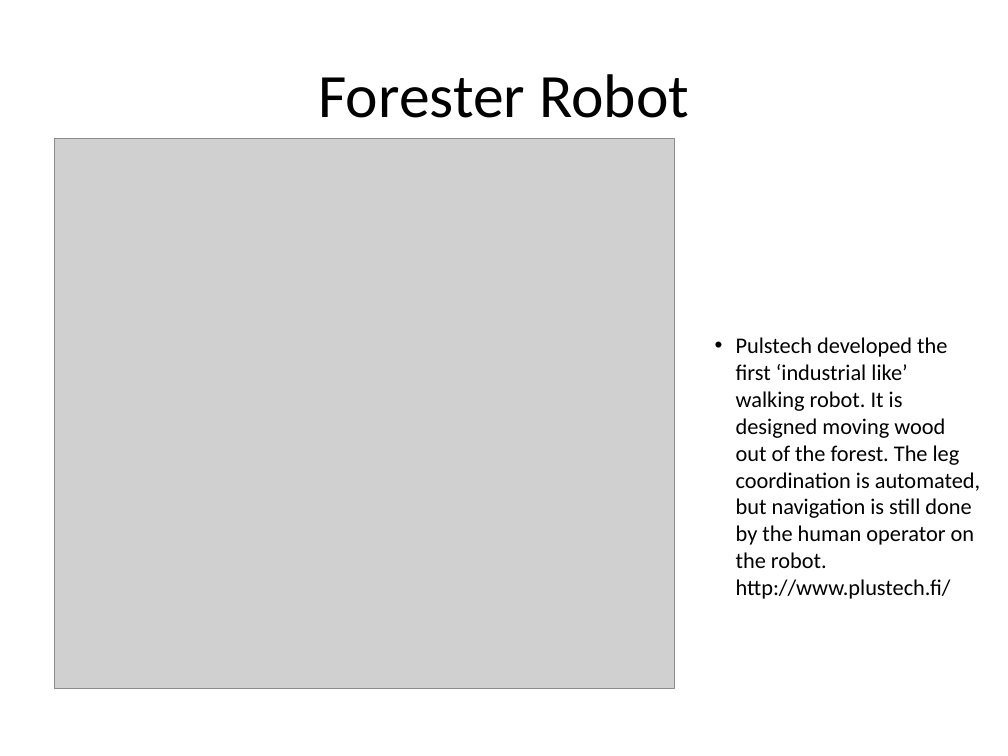
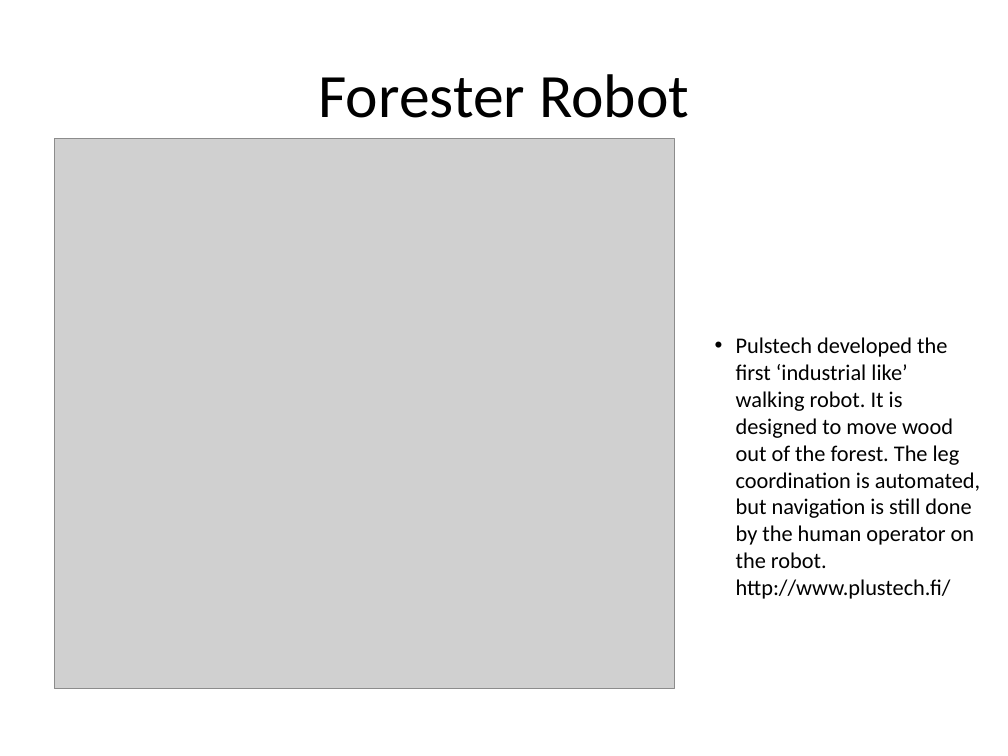
Before and after one commit to amitrokh/CMSC498F, a slide deck: slide 18 of lectures/week_1/Intro.pptx. Drawn at 1008x756 pixels with LibreOffice and Linux fonts; fonts in the diff are those of the drawing; grey boxes stand for pictures. Boxes give left, top, right and bottom in pixels: in the first picture for what was removed or moved away, otherwise in the second. Text is boxed around its words. In the diff, an @@ line names an element or a change of style, - is before the commit and + after.

```diff
--- a/lectures/week_1/Intro.pptx
+++ b/lectures/week_1/Intro.pptx
@@ text at [736,337,980,599]: text changed @@
-• Pulstech developed the first ‘industrial like’ walking robot. It is designed moving wood out of the forest. The leg coordination is automated, but navigation is still done by the human operator on the robot.
-  http://www.plustech.fi/
+• Pulstech developed the first ‘industrial like’ walking robot. It is designed to move wood out of the forest. The leg coordination is automated, but navigation is still done by the human operator on the robot.
+  http://www.plustech.fi/
```
Also in this commit, not shown: 12 other slides changed.
